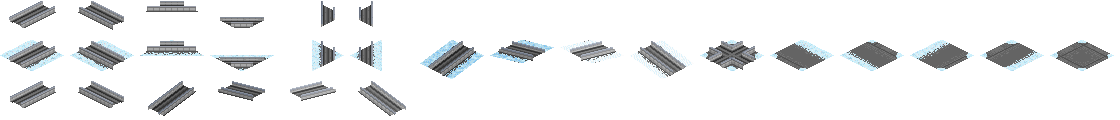
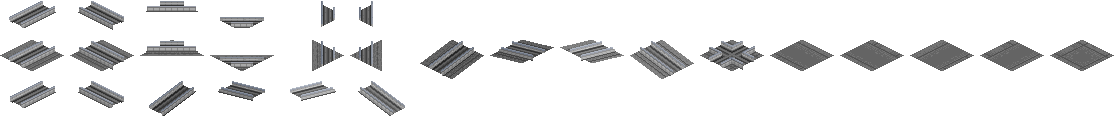
Comparing the layer stacks of the two 1120px x 120px images. Changes:
painted on "Layer 8" over [left=148, top=89, right=406, bottom=116]
hid group "Snow" (6 layers) over [left=0, top=40, right=1114, bottom=114]
